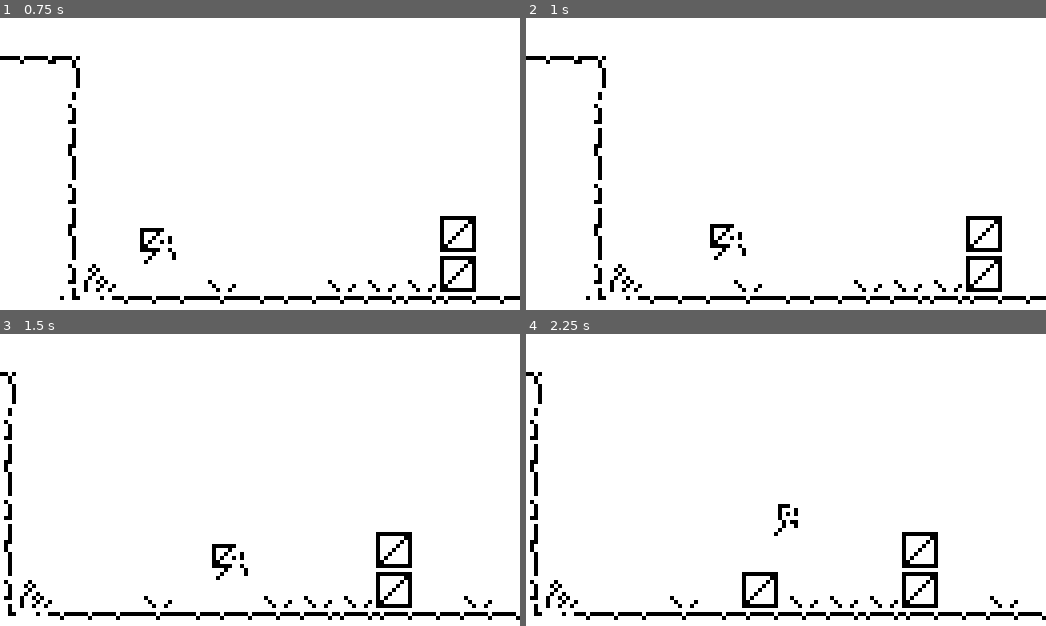
Above: before the commit, frames 1-4 (two rows, left to right).
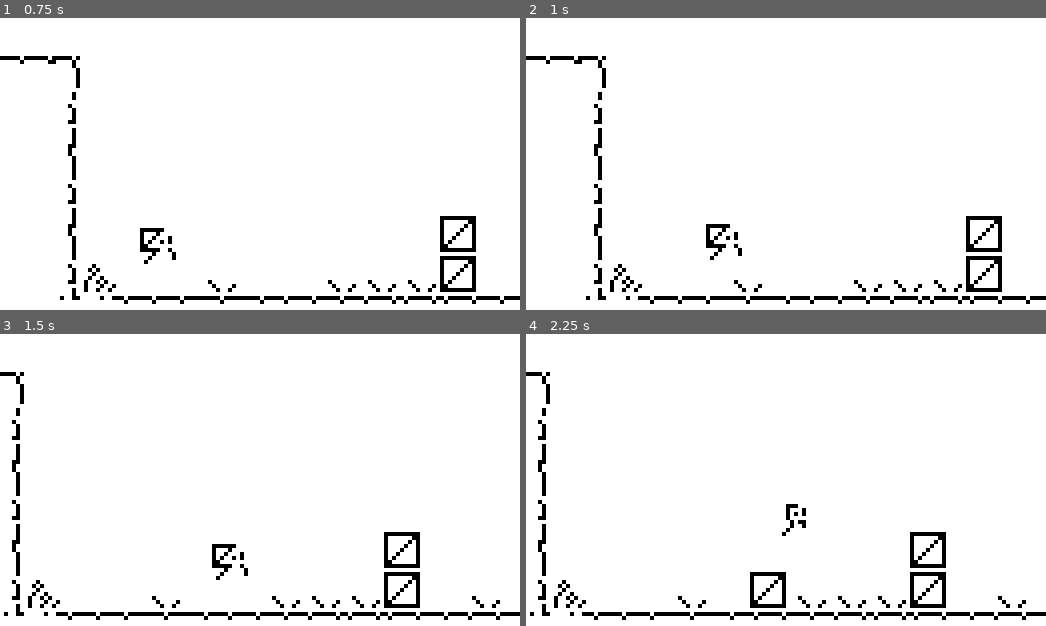
Above: after the commit, the same moments.

Repository: droqen/droqever-202404
Game: Godot game, scene res://UnburdenXXI.tscn
Same seed, same stepped clock (60 frames per second), same inputs: the game is played once before the commit and once after it.
Inputs:
- Up to frame 1 (0.75 s): tap Enter at 0.5 s; hold Right from 0.53 s (still down); tap Z at 0.6 s
- Up to frame 2 (1 s): keep holding Right; tap Space at 0.77 s
- Up to frame 3 (1.5 s): release Right at 1.28 s; hold Down from 1.28 s (still down); tap X at 1.35 s
- Up to frame 4 (2.25 s): tap Space at 1.52, 2 s; release Down at 2.03 s; hold Right from 2.03 s (still down); tap Enter at 2.1 s

Frame 1 is identical in both runs. In frame 2, 0.4% of the frame differs, in the area x 34-43%, y 70-83%; in frame 3, 3.8%; in frame 4, 4.5%, in the area x 0-100%, y 13-98%.

Commit message:
stick control tweaking.

Diff:
--- a/apr03-unburden/UnburdenXXI.tscn
+++ b/apr03-unburden/UnburdenXXI.tscn
@@ -3278,7 +3278,7 @@
 texture = ExtResource( 1 )
 hframes = 10
 vframes = 10
-frame = 64
+frame = 63
 script = ExtResource( 11 )
 sprite_sheet = ExtResource( 12 )
 _frames = [ 64, 63, 65, 63 ]
--- a/apr03-unburden/navdi/Node Scripts/Pin/PinController.gd
+++ b/apr03-unburden/navdi/Node Scripts/Pin/PinController.gd
@@ -12,14 +12,16 @@
 var pin_gamepad = PinInputSource.new()
 var pins = [pin_droqever, pin_keyboard, pin_gamepad]
 
-const GAMEPAD_DEADZONE = 0.1
+const DROQEVER_TOUCH_DEFAULT_DEADZONE = 0.25
+const GAMEPAD_DEFAULT_DEADZONE = 0.1
 
 var stick : PinStick = PinStick.new()
 var a : PinButton = PinButton.new()
 
 func _ready():
 	add_to_group("pincontroller")
-	pin_gamepad.stick.deadzone = GAMEPAD_DEADZONE
+	pin_droqever.stick.deadzone = DROQEVER_TOUCH_DEFAULT_DEADZONE
+	pin_gamepad.stick.deadzone = GAMEPAD_DEFAULT_DEADZONE
 	call_deferred("add_child", pin_droqever)
 	call_deferred("add_child", pin_keyboard)
 	call_deferred("add_child", pin_gamepad)
@@ -42,10 +44,14 @@
 			KEY_Z, KEY_X, KEY_SPACE, KEY_ENTER: pin_keyboard.a.pin(event.pressed)
 	if event is InputEventJoypadButton:
 		match event.button_index:
-			11: pin_gamepad.stick.pin_dpad(Vector2.UP,    event.pressed)
-			12: pin_gamepad.stick.pin_dpad(Vector2.DOWN,  event.pressed)
-			13: pin_gamepad.stick.pin_dpad(Vector2.LEFT,  event.pressed)
-			14: pin_gamepad.stick.pin_dpad(Vector2.RIGHT, event.pressed)
+			# it's not quite right to use 'keyboard' for these buttons
+			# but whatever, that's fine
+			# *discrete buttons* trump floopy floaty sticks
+			12: pin_keyboard.stick.pin_dpad(Vector2.UP,    event.pressed)
+			13: pin_keyboard.stick.pin_dpad(Vector2.DOWN,  event.pressed)
+			14: pin_keyboard.stick.pin_dpad(Vector2.LEFT,  event.pressed)
+			15: pin_keyboard.stick.pin_dpad(Vector2.RIGHT, event.pressed)
+			# face buttons
 			0, 1, 2, 3: pin_gamepad.a.pin(event.pressed)
 	if event is InputEventJoypadMotion:
 		match event.axis:
--- a/apr03-unburden/navdi/Node Scripts/Pin/PinStick.gd
+++ b/apr03-unburden/navdi/Node Scripts/Pin/PinStick.gd
@@ -1,7 +1,9 @@
 class_name PinStick
 extends Reference
 
-const TAPZONE : float = 0.95
+var dpad_smooth : float = 0.35
+
+const TAPZONE : float = 0.90
 
 var vector : Vector2
 # taps
@@ -52,3 +54,40 @@
 	if raw_amp <= deadzone: return Vector2.ZERO
 	var raw_dir : Vector2 = raw_vector.normalized()
 	return raw_dir * lerp(0, 1, inverse_lerp(deadzone, TAPZONE, raw_amp))
+
+func get_dpad_vector() -> Vector2:
+	return Vector2(
+		(1 if right.held else 0) - (1 if left.held else 0),
+		(1 if down.held else 0) - (1 if up.held else 0)
+	)
+
+func get_squared_vector() -> Vector2:
+	var dirlen = vector.length()
+	if dirlen < 0.0001: return Vector2.ZERO
+	var dir : Vector2 = vector.normalized()
+	return vector / max(abs(dir.x),abs(dir.y))
+
+func get_dpad_smoothed_vector() -> Vector2:
+	var square_vector = get_squared_vector()
+
+	if abs(square_vector.x) > dpad_smooth: square_vector.x = (
+		sign(square_vector.x)
+			*lerp( 0, 1,
+				inverse_lerp( dpad_smooth, 1,
+					abs(square_vector.x)
+				)
+			)
+		)
+	else: square_vector.x = 0.0
+
+	if abs(square_vector.y) > dpad_smooth: square_vector.y = (
+		sign(square_vector.y)
+			*lerp( 0, 1,
+				inverse_lerp( dpad_smooth, 1,
+					abs(square_vector.y)
+				)
+			)
+		)
+	else: square_vector.y = 0.0
+
+	return square_vector
--- a/apr03-unburden/project.godot
+++ b/apr03-unburden/project.godot
@@ -271,6 +271,7 @@
 [rendering]
 
 quality/driver/driver_name="GLES2"
+2d/snapping/use_gpu_pixel_snap=true
 vram_compression/import_etc=true
 vram_compression/import_etc2=false
 environment/default_clear_color=Color( 1, 1, 1, 1 )
--- a/apr03-unburden/snail.gd
+++ b/apr03-unburden/snail.gd
@@ -42,13 +42,11 @@
 
 	# grab some inputs
 	var stick : Vector2
-	var down : PinButton
 	var a : PinButton = PinButton.new() # blank pinbutton
 	if pin.pc:
-		stick = pin.pc.stick.get_smooth_vector()
-		down = pin.pc.stick.down
+		stick = pin.pc.stick.get_dpad_smoothed_vector()
 		a = pin.pc.a # aheld, apressed
-	if ducking or down.held: stick.x = 0.0
+	if ducking or stick.y > 0: stick.x = 0.0
 	if position.x < -245: stick.x = -1
 	if position.x > 675: stick.x = 1
 
@@ -88,7 +86,7 @@
 		velocity.y = -1.2 if carst.id == CAR else -1.5
 	process_slidey_move()
 
-	if down.held and bufs.has(FLORBUF) and velocity.y >= 0:
+	if stick.y > 0 and bufs.has(FLORBUF) and velocity.y >= 0:
 		ducking = true
 		var cell = maze.world_to_map(position)
 		position.x = lerp(position.x, maze.map_to_world(cell).x + 5, 0.5)
Not shown: 51 places in apr03-unburden/UnburdenXXI.tscn that only renumber resources
Not shown, changed: apr03-unburden/unburden.zip
